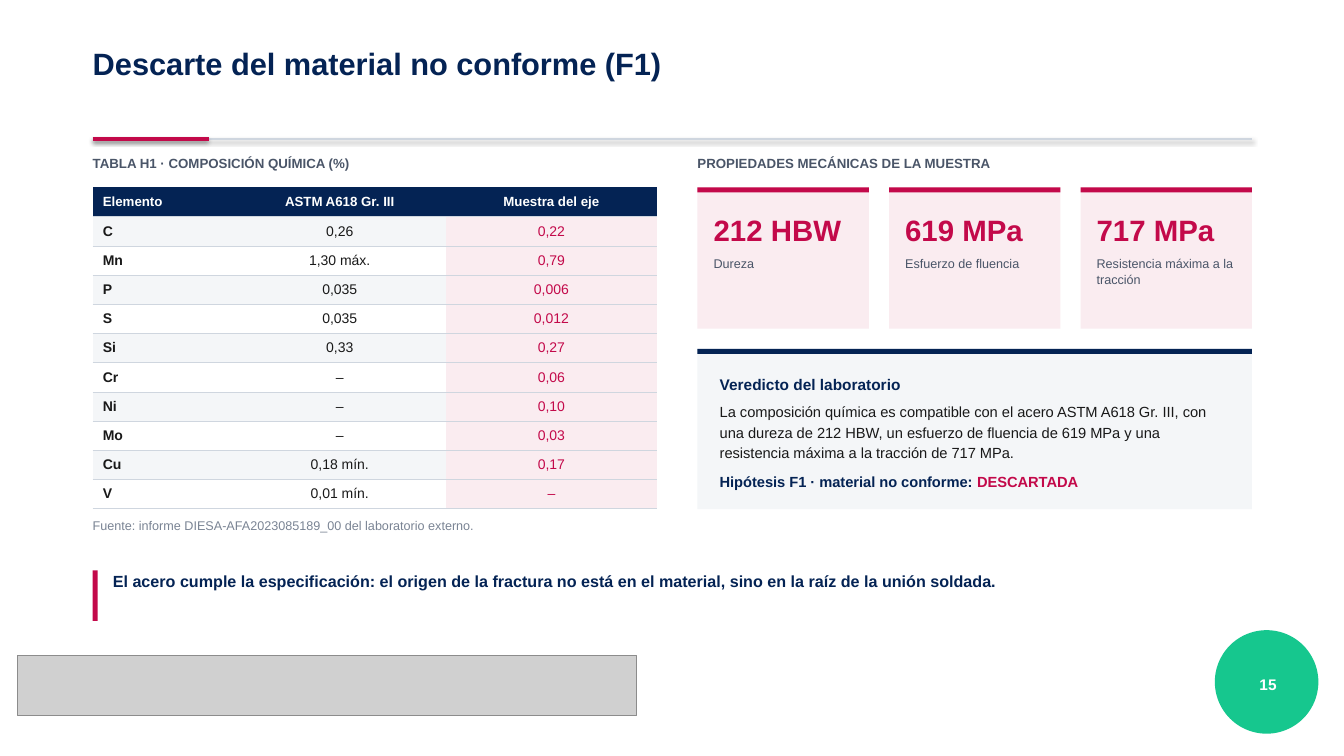
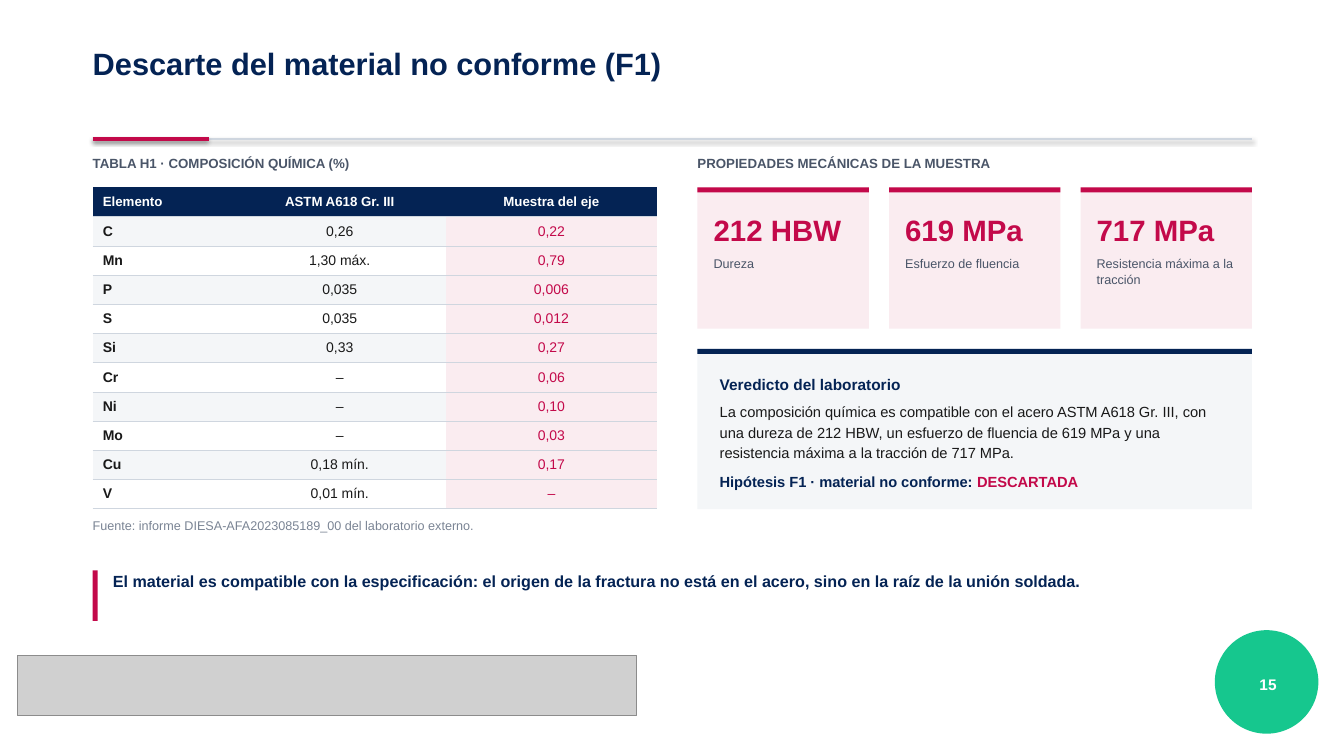
Before and after one commit to scedillo-wq/TSP, a slide deck: slide 15 of Sustentacion_TSP_Cedillo_PUCP.pptx. Drawn at 1344x756 pixels with LibreOffice and Linux fonts; fonts in the diff are those of the drawing; grey boxes stand for pictures; background and template pictures are left out. Boxes give left, top, right and bottom in pixels: in the first picture for what was removed or moved away, otherwise in the second. Text is boxed around its words. In the diff, an @@ line names an element or a change of style, - is before the commit and + after.

```diff
--- a/Sustentacion_TSP_Cedillo_PUCP.pptx
+++ b/Sustentacion_TSP_Cedillo_PUCP.pptx
@@ text at [113, 575, 1080, 591]: text changed @@
-El acero cumple la especificación: el origen de la fractura no está en el material, sino en la raíz de la unión soldada.
+El material es compatible con la especificación: el origen de la fractura no está en el acero, sino en la raíz de la unión soldada.
```
